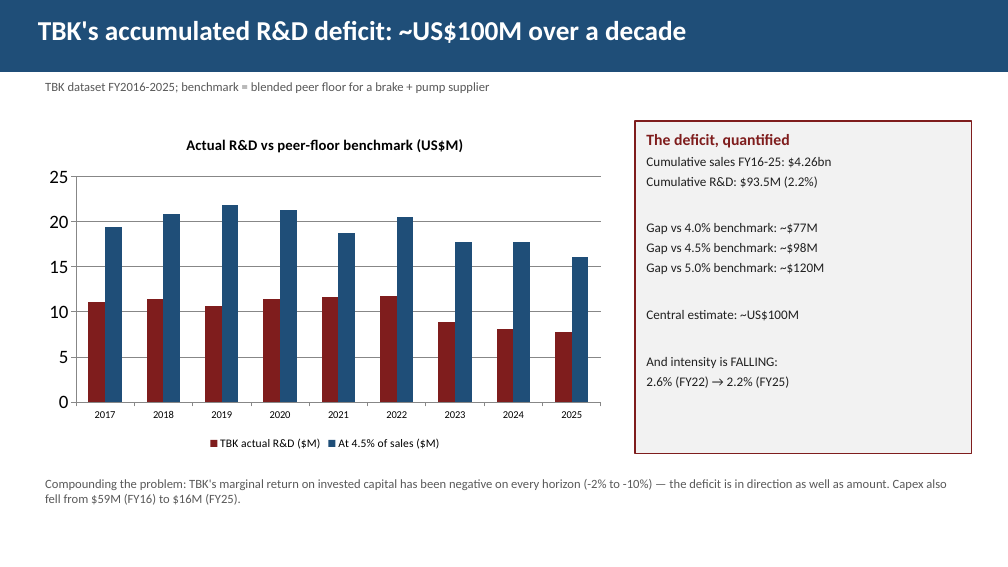
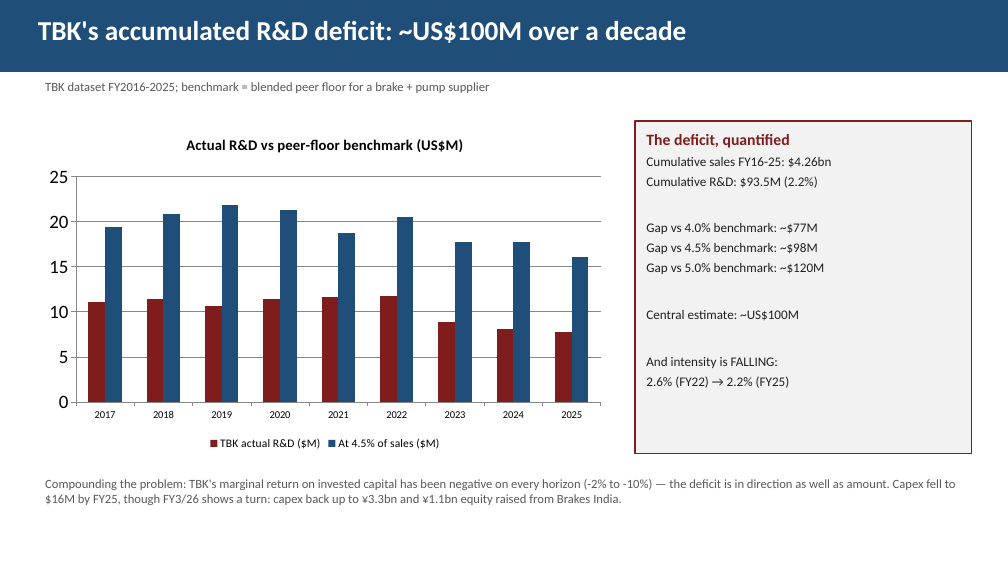
Before and after one commit to charette-lab/Claude, a slide deck: slide 8 of TBK_rd_gap_slides.pptx. Drawn at 1008x567 pixels with LibreOffice and Linux fonts; fonts in the diff are those of the drawing. Boxes give left, top, right and bottom in pixels: in the first picture for what was removed or moved away, otherwise in the second. Text is boxed around its words. In the diff, an @@ line names an element or a change of style, - is before the commit and + after.

```diff
--- a/TBK_rd_gap_slides.pptx
+++ b/TBK_rd_gap_slides.pptx
@@ text at (45,479,956,505): text changed @@
-Compounding the problem: TBK's marginal return on invested capital has been negative on every horizon (-2% to -10%) — the deficit is in direction as well as amount. Capex also fell from $59M (FY16) to $16M (FY25).
+Compounding the problem: TBK's marginal return on invested capital has been negative on every horizon (-2% to -10%) — the deficit is in direction as well as amount. Capex fell to $16M by FY25, though FY3/26 shows a turn: capex back up to ¥3.3bn and ¥1.1bn equity raised from Brakes India.
```
Also in this commit, not shown: 3 other slides changed, 3 other files.
